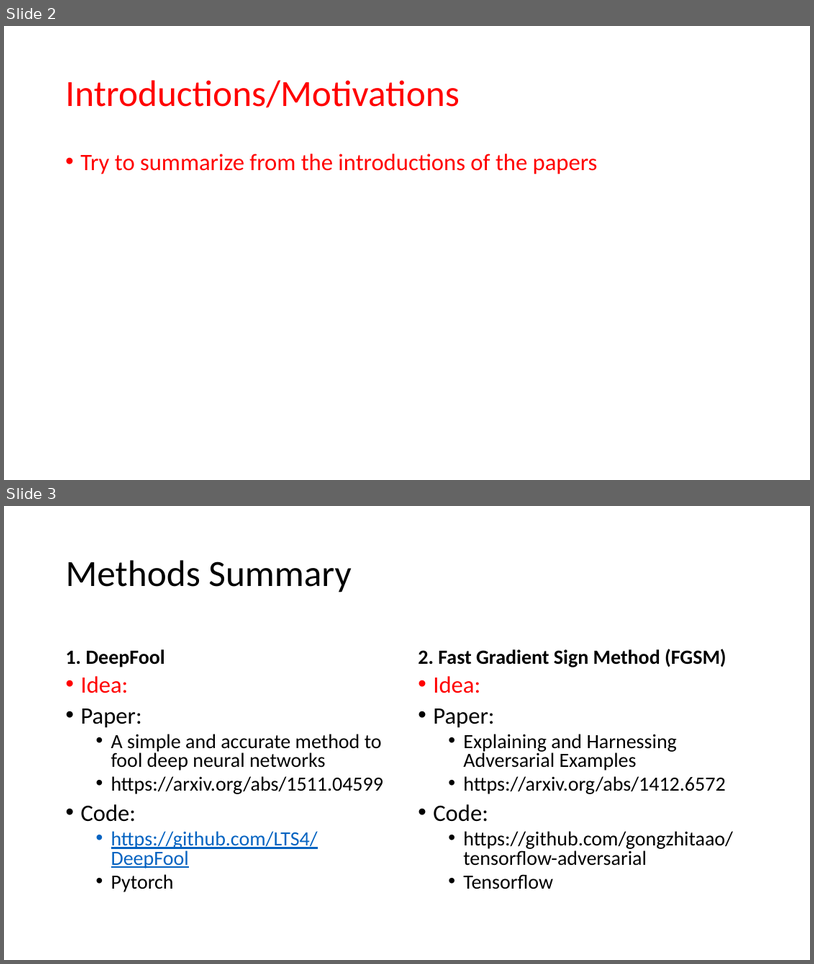
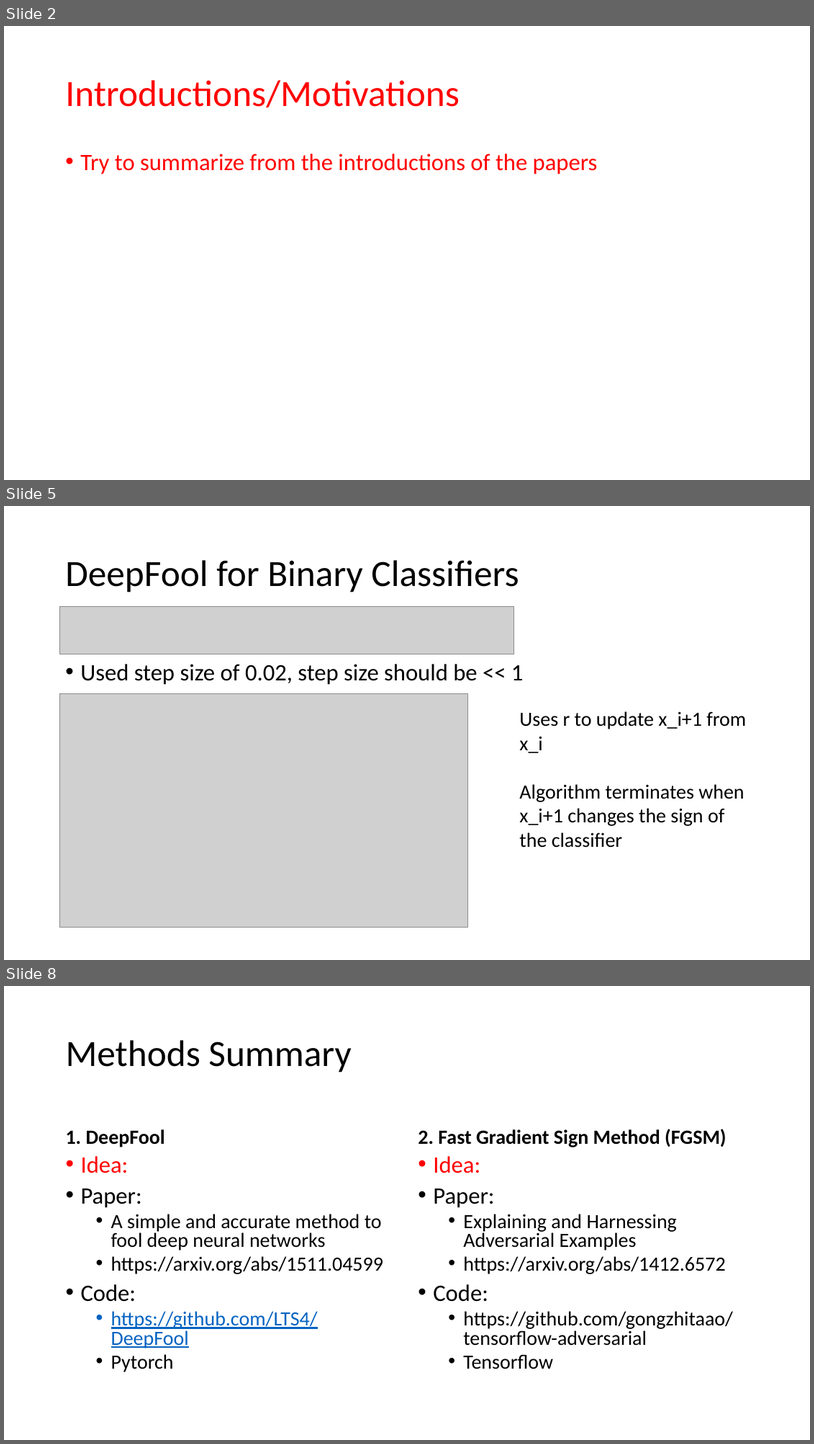
Before and after one commit to karunyas/DeepFool, a slide deck: Docs/Progress slides.pptx. Shown one above the other, each under a label of ours: slides 2 and 3 before the commit, slides 2, 5 and 8 after it; the slides between them are not shown. The pictures are 814x964 and 814x1444 pixels, drawn with LibreOffice and Linux fonts; fonts in the diff are those of the drawing; grey boxes stand for pictures. Boxes give left, top, right and bottom in pixels: in the first picture for what was removed or moved away, otherwise in the second. Text is boxed around its words. In the diff, an @@ line names an element or a change of style, - is before the commit and + after.

```diff
--- a/Docs/Progress slides.pptx
+++ b/Docs/Progress slides.pptx
@@ slide 5 added at [4, 506, 810, 960], background #FFFFFF @@
@@ title added at [65, 560, 519, 592], 44 pt, text #000000 @@
+DeepFool for Binary Classifiers
@@ picture added at [59, 606, 514, 654] @@
@@ text added at [80, 664, 524, 685], 28 pt, text #000000 @@
+• Used step size of 0.02, step size should be << 1
@@ picture added at [59, 694, 468, 927] @@
@@ text added at [520, 711, 746, 847], 24 pt, text #000000 @@
+Uses r to update x_i+1 from x_i
+Algorithm terminates when x_i+1 changes the sign of the classifier
@@ what was slide 3 is now slide 8 @@
```
Also in this commit, not shown: 4 other slides added, 1 other file.
